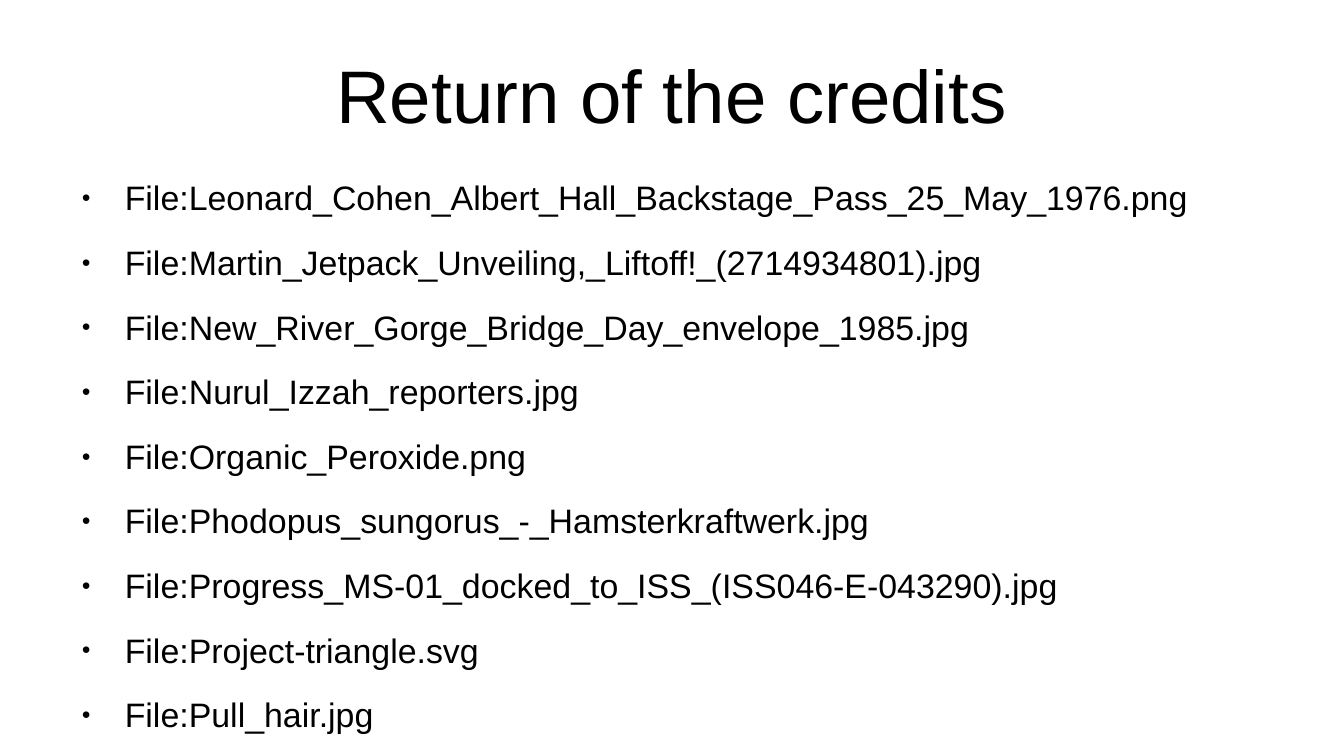
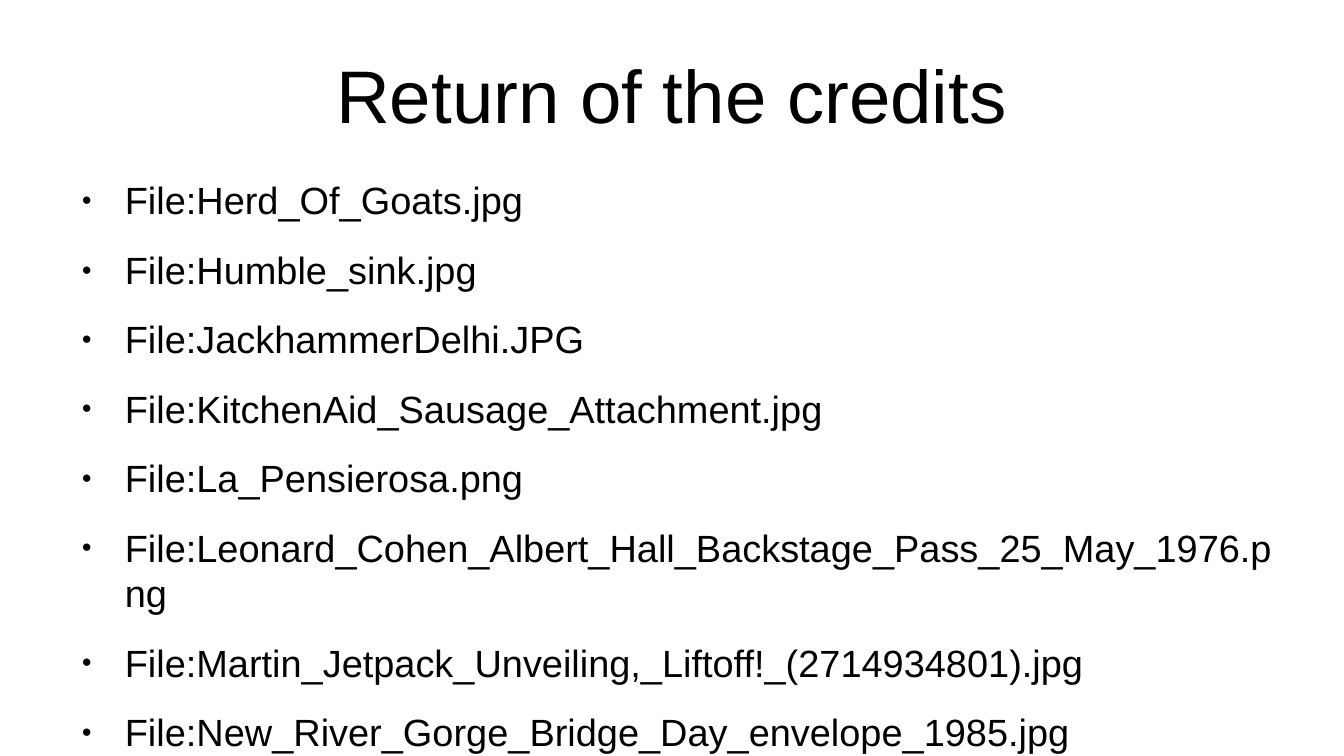
Before and after one commit to apergos/wikitalks, a slide deck: slide 95 of dumps-9-years-compressed.odp (slide 82 before the commit). Drawn at 1344x756 pixels with LibreOffice and Linux fonts; fonts in the diff are those of the drawing. Boxes give left, top, right and bottom in pixels: in the first picture for what was removed or moved away, otherwise in the second. Text is boxed around its words. In the diff, an @@ line names an element or a change of style, - is before the commit and + after.

```diff
--- a/dumps-9-years-compressed.odp
+++ b/dumps-9-years-compressed.odp
@@ text at [125,186,823,499]: paragraphs added @@
+● File:Herd_Of_Goats.jpg
+● File:Humble_sink.jpg
+● File:JackhammerDelhi.JPG
+● File:KitchenAid_Sausage_Attachment.jpg
+● File:La_Pensierosa.png
@@ text at [125,379,1058,734]: paragraphs removed @@
-● File:Nurul_Izzah_reporters.jpg
-● File:Organic_Peroxide.png
-● File:Phodopus_sungorus_-_Hamsterkraftwerk.jpg
-● File:Progress_MS-01_docked_to_ISS_(ISS046-E-043290).jpg
-● File:Project-triangle.svg
-● File:Pull_hair.jpg
@@ text at [125,534,1272,753]: size 20 to 22.4 pt in "File:Leonard_Cohen_Albert_Hall_Backstage_Pass_25_May_1976.pn ...", "File:Martin_Jetpack_Unveiling,_Liftoff!_(2714934801).jpg", "File:New_River_Gorge_Bridge_Day_envelope_1985.jpg" @@
```
Also in this commit, not shown: 10 other slides changed, 13 slides added.
